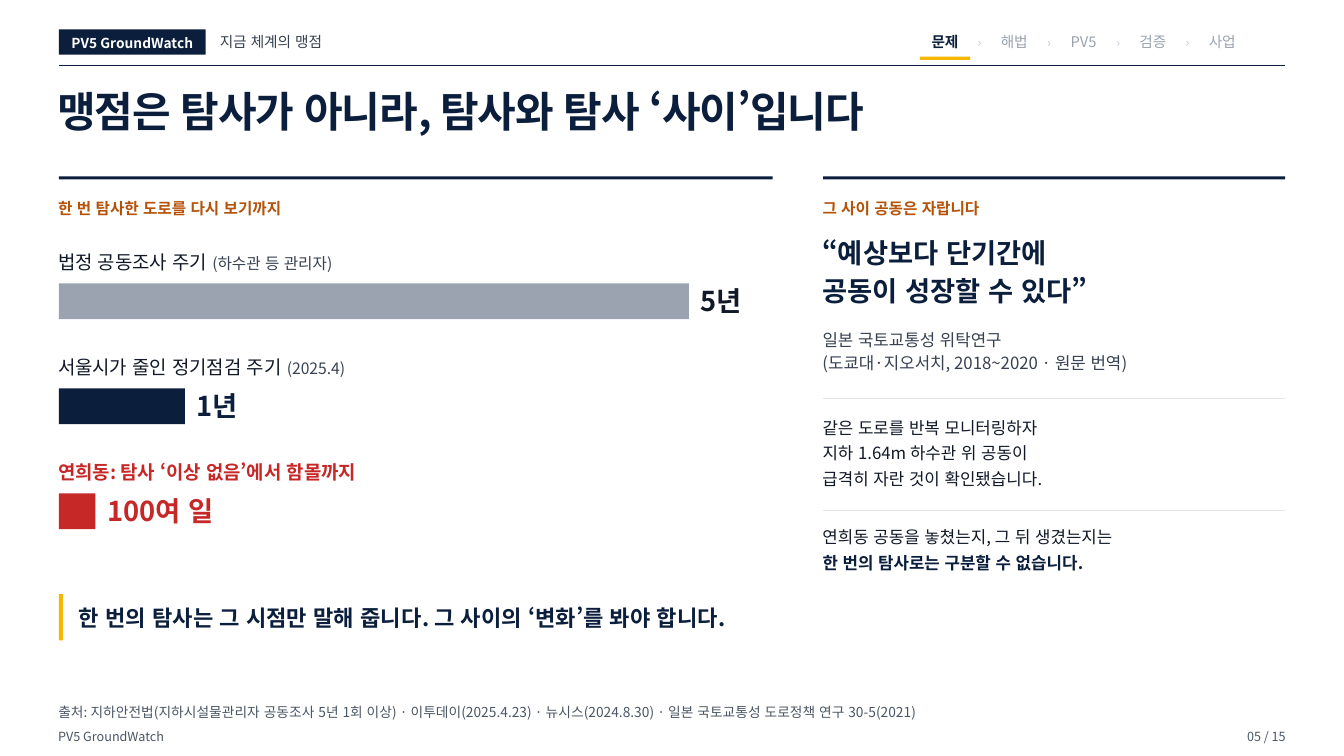
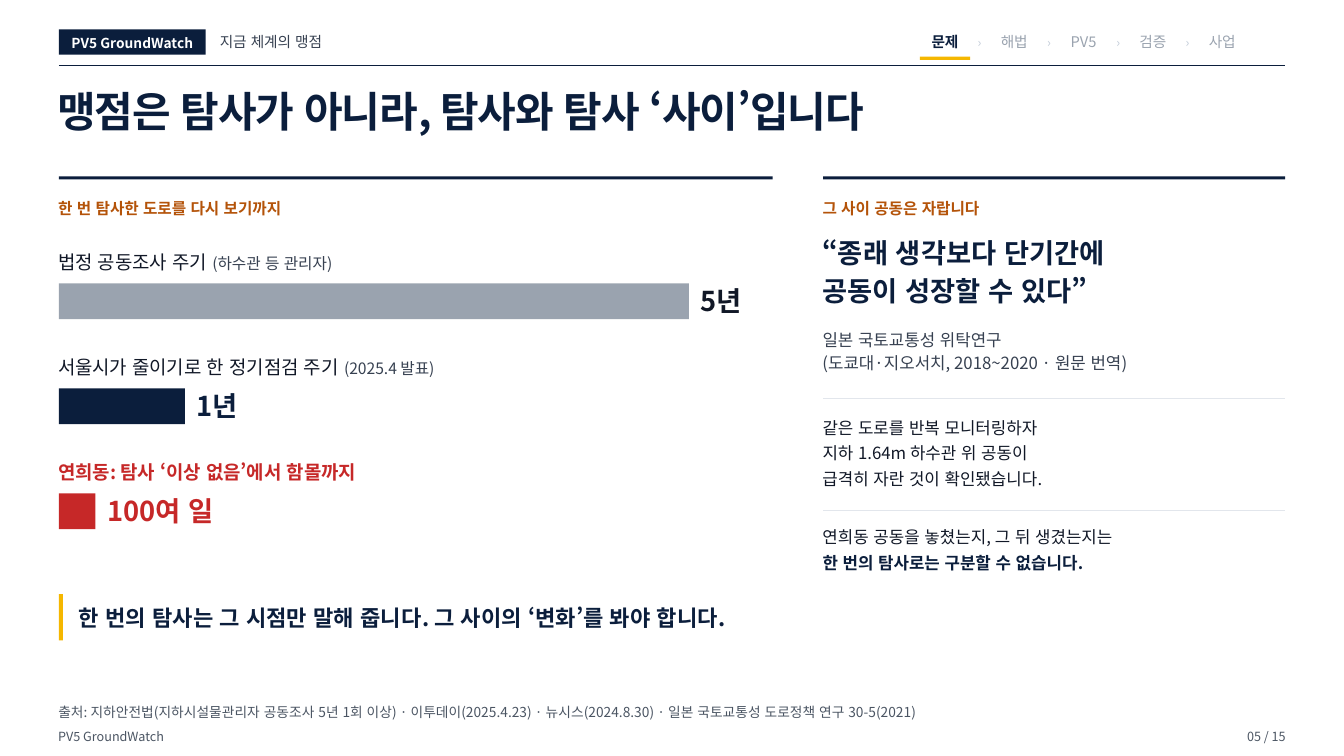
Before and after one commit to woojin-choe/pv5-hose-lab, a slide deck: slide 5 of ppt_all/PV5_GroundWatch_10_23.pptx. Drawn at 1344x756 pixels with LibreOffice and Linux fonts; fonts in the diff are those of the drawing. Boxes give left, top, right and bottom in pixels: in the first picture for what was removed or moved away, otherwise in the second. Text is boxed around its words. In the diff, an @@ line names an element or a change of style, - is before the commit and + after.

```diff
--- a/ppt_all/PV5_GroundWatch_10_23.pptx
+++ b/ppt_all/PV5_GroundWatch_10_23.pptx
@@ text at bbox=[822, 239, 1105, 266]: text changed @@
-“예상보다 단기간에
+“종래 생각보다 단기간에
@@ text at bbox=[58, 358, 434, 377]: text changed @@
-서울시가 줄인 정기점검 주기 (2025.4)
+서울시가 줄이기로 한 정기점검 주기 (2025.4 발표)
```
Also in this commit, not shown: 4 other slides changed, 10 other files.
